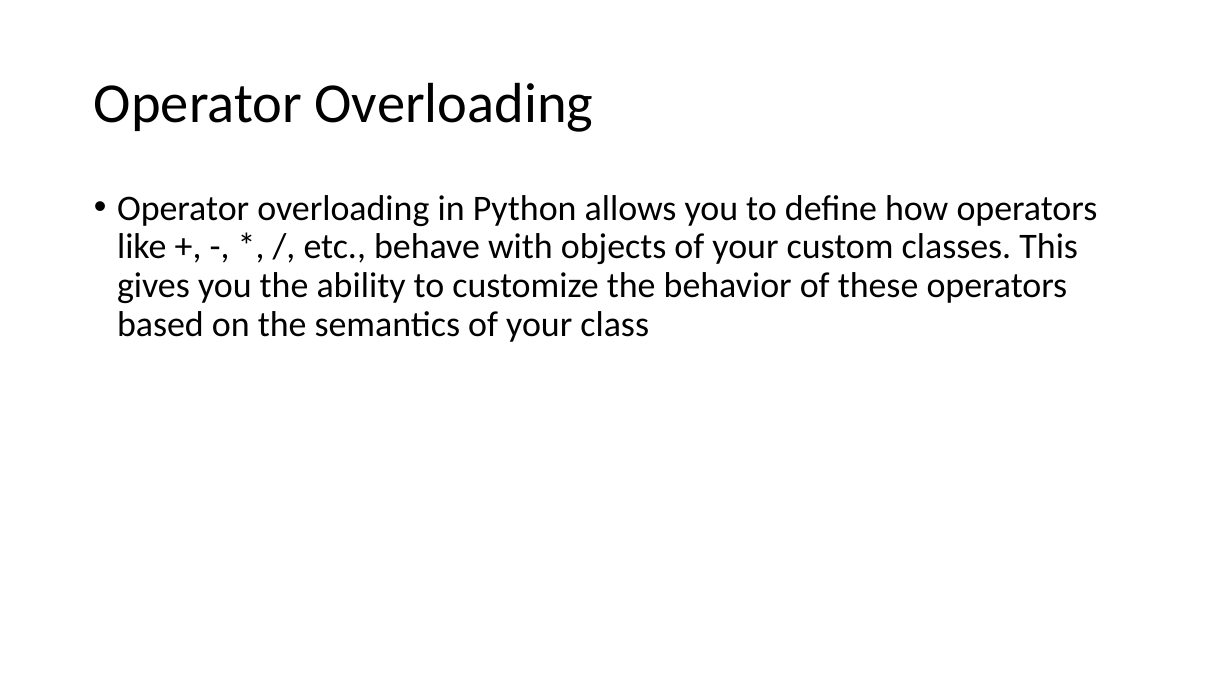
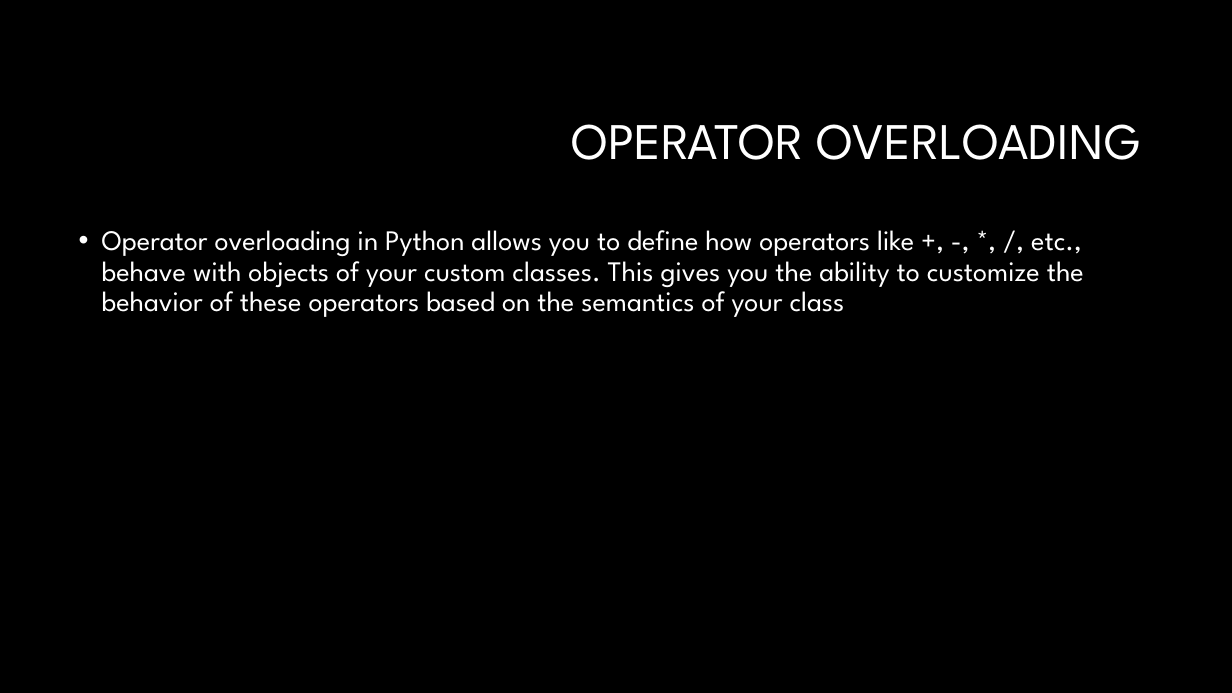
Before and after one commit to LuyangYin1/Python-for-everyone, a slide deck: slide 8 of Class-3/Classes and Objects.pptx. Drawn at 1232x693 pixels with LibreOffice and Linux fonts; fonts in the diff are those of the drawing; background and template pictures are left out. Boxes give left, top, right and bottom in pixels: in the first picture for what was removed or moved away, otherwise in the second. Text is boxed around its words. In the diff, an @@ line names an element or a change of style, - is before the commit and + after.

```diff
--- a/Class-3/Classes and Objects.pptx
+++ b/Class-3/Classes and Objects.pptx
@@ background #FFFFFF to #000000 @@
@@ title at (572, 124, 1141, 160): text changed; size 44 to 40 pt; font Calibri to League Spartan; text colour #000000 to #FFFFFF @@
-Operator Overloading
+OPERATOR OVERLOADING
@@ text "Operator overloading in Python allows ...": place and size @@
-text "Operator overloading in Python allows ..." at (117, 195, 1098, 342)
+text "Operator overloading in Python allows ..." at (102, 230, 1084, 317)
@@ text "Operator overloading in Python allows ..." at (102, 230, 1084, 317): size 28 to 22 pt, font Calibri to League Spartan, text colour #000000 to #FFFFFF @@
```
Also in this commit, not shown: 7 other slides changed, 1 other file.
